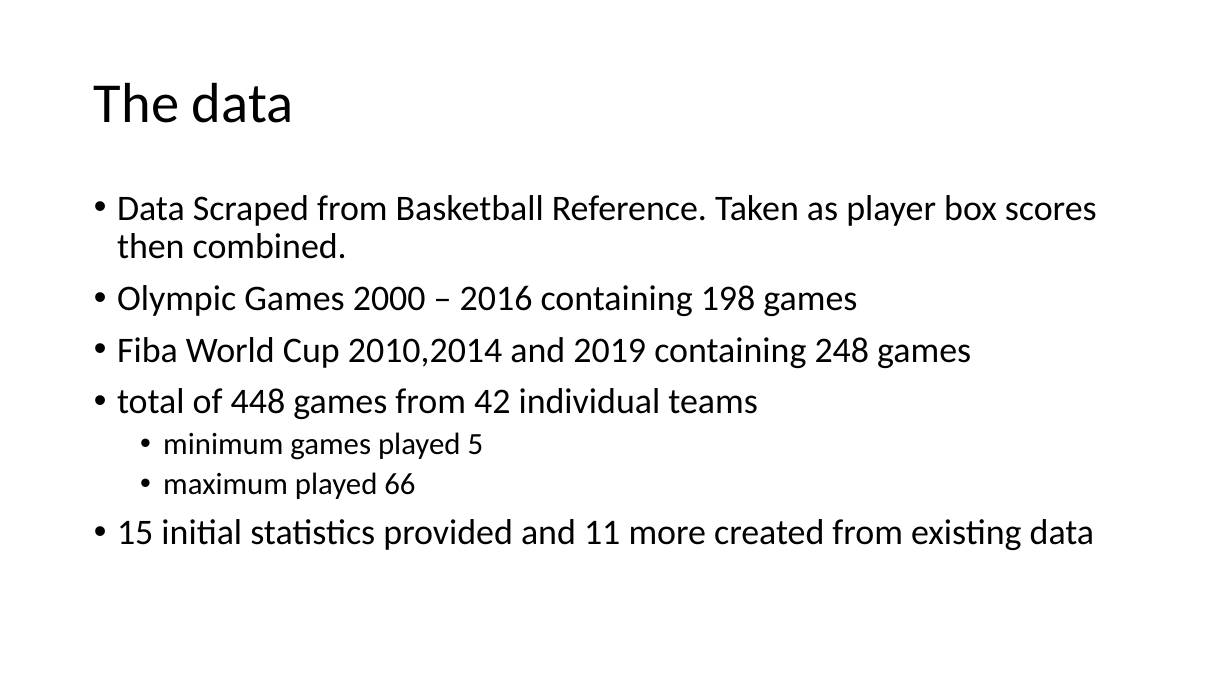
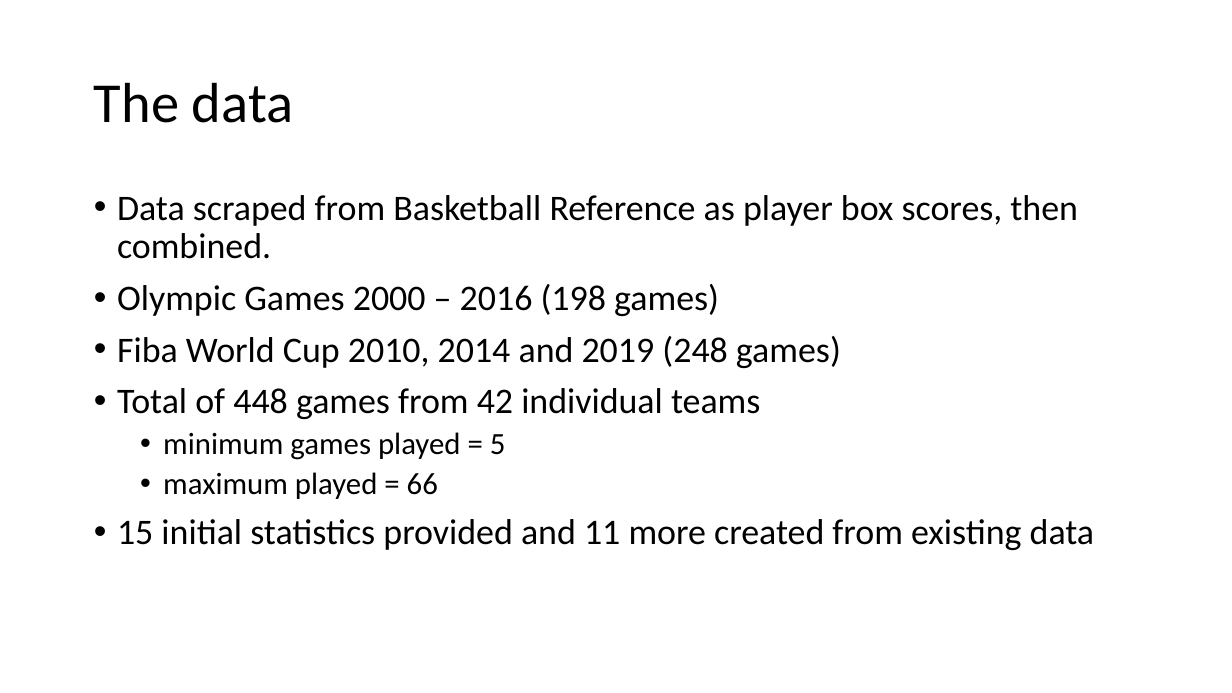
Before and after one commit to RobertRiddell/Olympic-Basketball, a slide deck: slide 2 of docs/Olympic Basketball.pptx. Drawn at 1232x693 pixels with LibreOffice and Linux fonts; fonts in the diff are those of the drawing. Boxes give left, top, right and bottom in pixels: in the first picture for what was removed or moved away, otherwise in the second. Text is boxed around its words. In the diff, an @@ line names an element or a change of style, - is before the commit and + after.

```diff
--- a/docs/Olympic Basketball.pptx
+++ b/docs/Olympic Basketball.pptx
@@ text at box(117, 195, 1078, 499): text changed @@
-• Data Scraped from Basketball Reference. Taken as player box scores then combined.
-• Olympic Games 2000 – 2016 containing 198 games
-• Fiba World Cup 2010,2014 and 2019 containing 248 games
-• total of 448 games from 42 individual teams
-  • minimum games played 5
-  • maximum played 66
+• Data scraped from Basketball Reference as player box scores, then combined.
+• Olympic Games 2000 – 2016 (198 games)
+• Fiba World Cup 2010, 2014 and 2019 (248 games)
+• Total of 448 games from 42 individual teams
+  • minimum games played = 5
+  • maximum played = 66
```
Also in this commit, not shown: 4 other slides changed, 1 other file.
